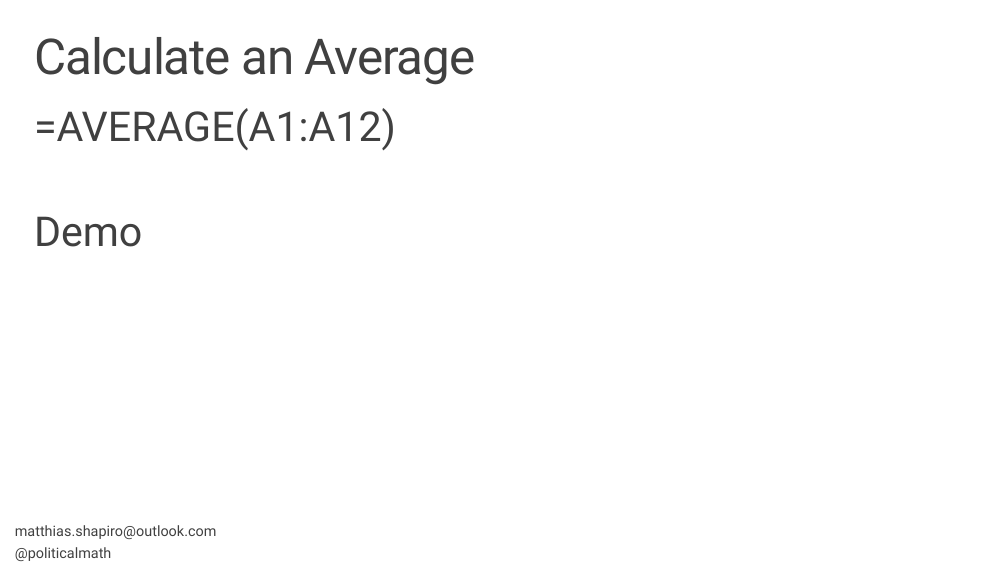
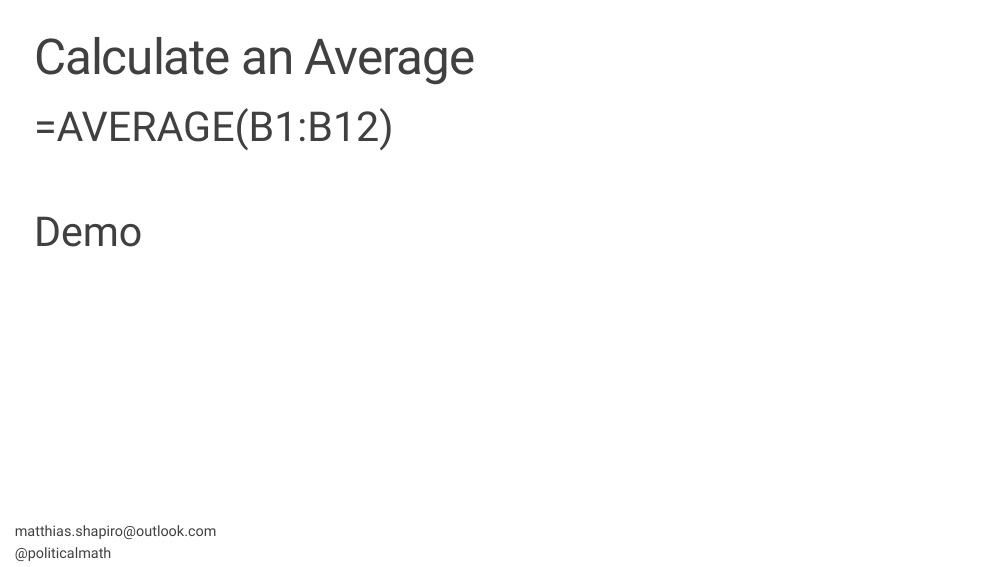
Before and after one commit to matthiasxc/DataVisClass, a slide deck: slide 24 of Session 2.pptx (slide 22 before the commit). Drawn at 1008x567 pixels with LibreOffice and Linux fonts; fonts in the diff are those of the drawing; background and template pictures are left out. Boxes give left, top, right and bottom in pixels: in the first picture for what was removed or moved away, otherwise in the second. Text is boxed around its words. In the diff, an @@ line names an element or a change of style, - is before the commit and + after.

```diff
--- a/Session 2.pptx
+++ b/Session 2.pptx
@@ text at (x1=34, y1=108, x2=394, y2=150): text changed @@
-=AVERAGE(A1:A12)
+=AVERAGE(B1:B12)
```
Also in this commit, not shown: 4 other slides changed, 2 slides added.
